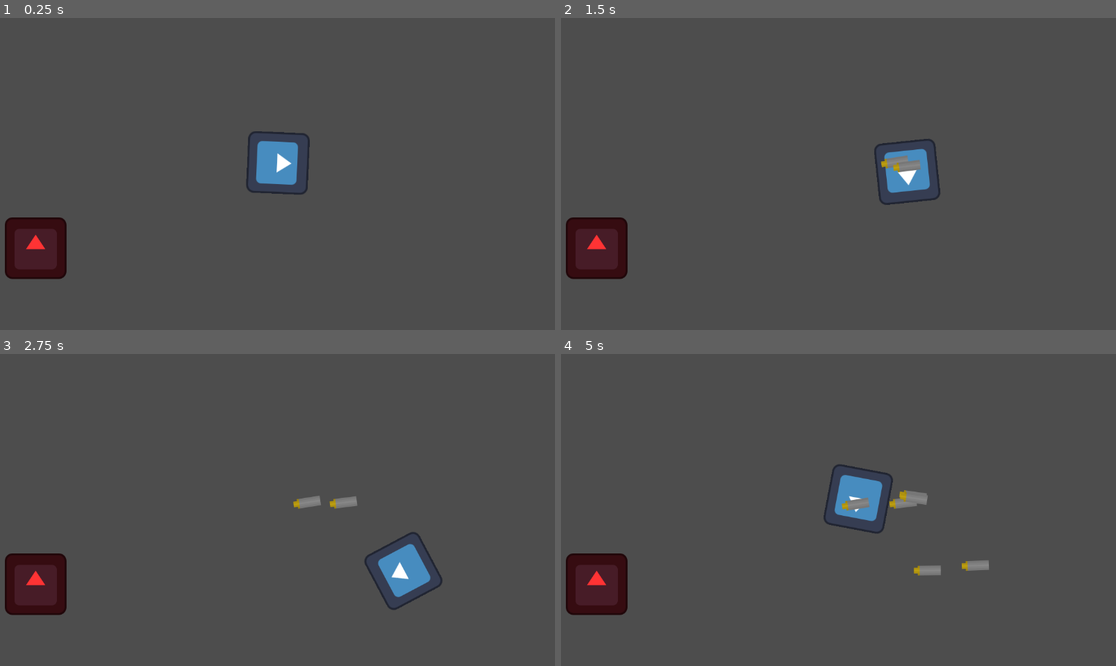
Above: before the commit, frames 1-4 (two rows, left to right).
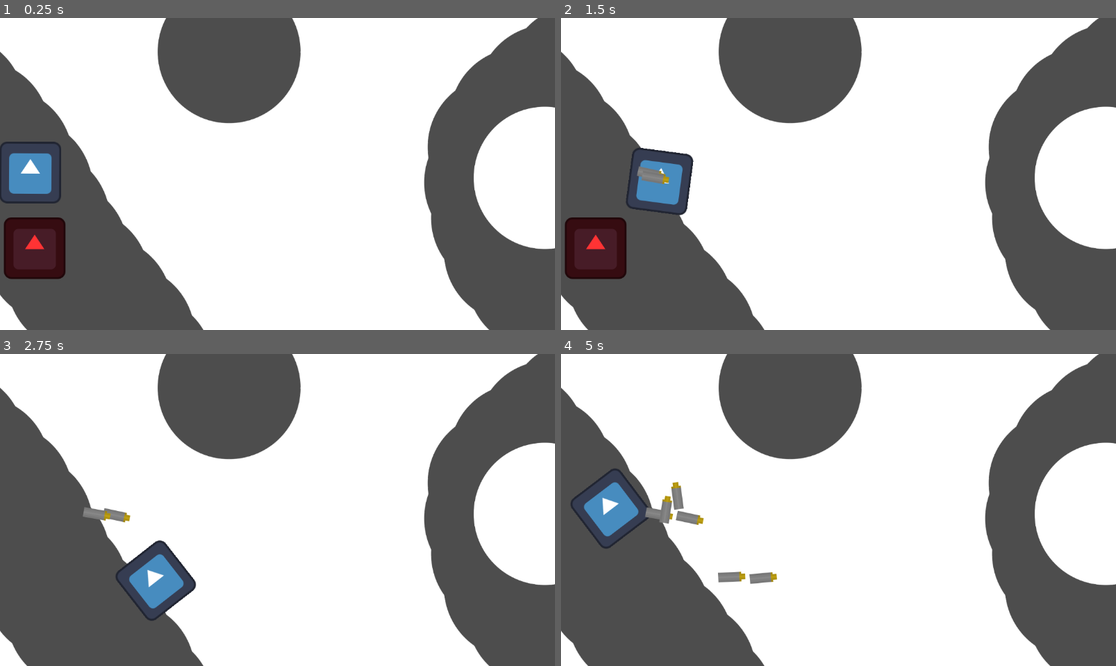
Above: after the commit, the same moments.

Repository: Do-Good-Games/MaskGameTest
Game: Godot game, scene res://testLevel.tscn
The game is run twice, just before and just after one commit, with the same random seed, the same clock (stepped at 60 frames per second) and the same inputs. The engine's default icon, where the game draws it, is replaced by a stand-in: a white triangle on a blue panel in a dark square.
Inputs (mouse positions are in pixels of both pictures, inside the frame that each line leads up to):
- Up to frame 1 (0.25 s): no input
- Up to frame 2 (1.5 s): tap Enter at 0.5 s; move the mouse to (960, 158) at 0.52 s; press the mouse at (960, 158) at 0.53 s; hold D (right) 0.53-1.28 s; move the mouse to (727, 189) at 1.27 s; release the mouse at (727, 189) at 1.28 s; hold S (down) from 1.28 s (still down); click (727, 189) at 1.35 s
- Up to frame 3 (2.75 s): move the mouse to (333, 441) at 2.02 s; release S (down) at 2.03 s; press the mouse at (333, 441) at 2.03 s; hold D (right) from 2.03 s (still down)
- Up to frame 4 (5 s): move the mouse to (810, 572) at 2.77 s; release D (right) at 2.78 s; release the mouse at (810, 572) at 2.78 s; hold W (up) 2.78-3.53 s; click (810, 572) at 2.85 s; move the mouse to (1005, 556) at 3.52 s; press the mouse at (1005, 556) at 3.53 s; hold A (left) from 3.53 s (still down); move the mouse to (672, 463) at 4.27 s; release the mouse at (672, 463) at 4.28 s; click (672, 463) at 4.35 s

The runs differ from the first frame. In frame 1, 64% of the frame differs, in the area x 0-100%, y 0-100%; in frame 2, 63%; in frame 3, 65%; in frame 4, 67%.

Commit message:
fix geometry positioning
jesus christ

Diff:
--- /dev/null
+++ b/Ian Folder/layer.tscn
@@ -0,0 +1,26 @@
+[gd_scene format=3 uid="uid://bym1nxtie4254"]
+
+[ext_resource type="Texture2D" uid="uid://bwgq1lmjusrgc" path="res://test_mask_alpha.png" id="1_vm0sn"]
+[ext_resource type="Script" uid="uid://bxui4dd18e7gy" path="res://mask_collision.gd" id="2_gui4o"]
+[ext_resource type="Script" uid="uid://dklvrnohgflnj" path="res://Ian Folder/layer_mask.gd" id="3_gui4o"]
+
+[node name="Layer" type="StaticBody2D" unique_id=807261236]
+script = ExtResource("2_gui4o")
+
+[node name="LayerMask" type="Sprite2D" parent="." unique_id=1379613557]
+texture = ExtResource("1_vm0sn")
+script = ExtResource("3_gui4o")
+
+[node name="LayerArea" type="Area2D" parent="." unique_id=1061474882]
+
+[node name="UnmaskedGeometry" type="StaticBody2D" parent="." unique_id=2019776830]
+collision_layer = 0
+
+[node name="CollisionPolygon2D" type="CollisionPolygon2D" parent="UnmaskedGeometry" unique_id=339928958]
+position = Vector2(-1122, -788)
+polygon = PackedVector2Array(45, 1531, 42, 891, 404, 891, 421, 1297, 713, 1295, 713, 1420, 1563, 1384, 1543, 378, 1727, 378, 1766, 1395)
+
+[node name="CollisionPolygon2D2" type="CollisionPolygon2D" parent="UnmaskedGeometry" unique_id=1689257945]
+position = Vector2(-1835.0001, -595)
+scale = Vector2(1.8399987, 1)
+polygon = PackedVector2Array(538, 33, 549, 462, 981, 426, 1053, -14)
--- /dev/null
+++ b/Ian Folder/layer_mask.gd
@@ -0,0 +1,16 @@
+extends Sprite2D
+
+
+var img: Image
+
+func _ready() -> void:
+	img = texture.get_image()
+
+
+#func _update_texture() -> void:
+	#texture.upd
+
+
+func paint_texture(brush_texture: Texture2D, brush_position: Vector2) -> void:
+	var brush := brush_texture.get_image()
+	img.blend_rect(brush, brush.get_used_rect(), brush_position - brush.get_used_rect().size/2.0)
--- /dev/null
+++ b/Ian Folder/test_world.tscn
@@ -0,0 +1,8 @@
+[gd_scene format=3 uid="uid://bseoqe15ia0bb"]
+
+[ext_resource type="PackedScene" uid="uid://bym1nxtie4254" path="res://Ian Folder/layer.tscn" id="1_1hawf"]
+
+[node name="TestWorld" type="Node2D" unique_id=1058061648]
+
+[node name="Layer" parent="." unique_id=807261236 instance=ExtResource("1_1hawf")]
+position = Vector2(1100, 760)
--- a/mask_collision.gd
+++ b/mask_collision.gd
@@ -1,33 +1,40 @@
-extends Sprite2D
+# Adapted from https://www.youtube.com/watch?v=Btk8IzhvaDo
+
+extends StaticBody2D
 
 @export var epsilon := 10.0
 @export var body: StaticBody2D
-@export var level_collision_polygons: Array[CollisionPolygon2D]
 @export var rect_size := Vector2(100, 1000)
 
-# NOTE: This is mostly a test of the logic, this script should probably live on each geometry layer not the spritee
-# Waiting to set that up until we have the shader set up properly because idk if we'll be using sprites for that
-# Also there's some weirdness with how it lines up, the outer edges are like 10 pixels too high
+@onready var layer_mask: Sprite2D = $LayerMask
+@onready var layer_area: Area2D = $LayerArea
+@onready var unmasked_geometry: StaticBody2D = $UnmaskedGeometry
+
+var level_collision_polygons: Array[CollisionPolygon2D]
+
+# NOTE: there's some weirdness with how it lines up, the outer edges are like 10 pixels too high
 # but the inner edges are exactly right?
 
 
 func _ready() -> void:
-	var image := texture.get_image()
+	var image := layer_mask.texture.get_image()
 
 	var bitmap := BitMap.new()
 	bitmap.create_from_image_alpha(image)
 
+	_register_collision_polygons(unmasked_geometry)
+
 	generate_collision(bitmap)
 
 func generate_collision(bitmap: BitMap) -> void:
-	for x_index: int in ceil(texture.get_size().x / rect_size.x):
-		for y_index: int in ceil(texture.get_size().y / rect_size.y):
+	for x_index: int in ceil(layer_mask.texture.get_size().x / rect_size.x):
+		for y_index: int in ceil(layer_mask.texture.get_size().y / rect_size.y):
 			var x_start: float = x_index * rect_size.x
 			var y_start: float = y_index * rect_size.y
 			var start_pos := Vector2(x_start, y_start)
 
-			var x_size: float = min(rect_size.x, texture.get_size().x - x_start)
-			var y_size: float = min(rect_size.y, texture.get_size().y - y_start)
+			var x_size: float = min(rect_size.x, layer_mask.texture.get_size().x - x_start)
+			var y_size: float = min(rect_size.y, layer_mask.texture.get_size().y - y_start)
 			var size := Vector2(x_size, y_size)
 			generate_collision_region(bitmap, start_pos, size)
 
@@ -39,15 +46,22 @@
 	)
 
 	for poly in polys:
-		for level_collison_polygon in level_collision_polygons:
-			var level_polygon := level_collison_polygon.polygon
+		for level_collision_polygon in level_collision_polygons:
+			var level_polygon := level_collision_polygon.polygon
 			var adjusted_poly: PackedVector2Array = []
 			for point in poly:
-				adjusted_poly.append(point + start_pos) # Convert to global space too
+				var new_pos := point + start_pos
+				if layer_mask.centered:
+					new_pos -= bitmap.get_size() / 2.0
+				adjusted_poly.append(new_pos)
+
+			var bitmap_collision_polygon := CollisionPolygon2D.new()
+			bitmap_collision_polygon.polygon = adjusted_poly
+			layer_area.add_child(bitmap_collision_polygon)
 
 			var adjusted_level_polygon: PackedVector2Array = []
 			for point in level_polygon:
-				adjusted_level_polygon.append(level_collison_polygon.to_global(point))
+				adjusted_level_polygon.append(level_collision_polygon.to_global(point))
 
 			var intersected_polygons := Geometry2D.intersect_polygons(adjusted_poly, adjusted_level_polygon)
 
@@ -56,10 +70,13 @@
 					if not Geometry2D.is_polygon_clockwise(intersected_polygon):
 						var collision_polygon := CollisionPolygon2D.new()
 						collision_polygon.polygon = intersected_polygon
-						#collision_polygon.position = start_pos
-						body.add_child(collision_polygon)
+						add_child(collision_polygon)
 
-						if centered:
-							collision_polygon.position -= bitmap.get_size() / 2.0
-					else:
-						print("clockwise")
+
+func _register_collision_polygons(static_body: StaticBody2D) -> Array[CollisionPolygon2D]:
+	var polygons: Array[CollisionPolygon2D]
+	for child in static_body.get_children():
+		if child is CollisionPolygon2D:
+			polygons.append(child)
+	level_collision_polygons = polygons
+	return polygons
--- a/testLevel.tscn
+++ b/testLevel.tscn
@@ -2,11 +2,18 @@
 
 [ext_resource type="PackedScene" uid="uid://b2aodyxg1wr0g" path="res://BobbyFolder/bobby_character.tscn" id="1_8a0p6"]
 [ext_resource type="PackedScene" uid="uid://f0giku20phl1" path="res://BobbyFolder/BobbyCollectable.tscn" id="2_vgrmv"]
+[ext_resource type="PackedScene" uid="uid://bym1nxtie4254" path="res://Ian Folder/layer.tscn" id="3_aldhi"]
 
 [node name="Node2D" type="Node2D" unique_id=648198681]
+position = Vector2(-2, 0)
 
 [node name="BobbyCharacter" parent="." unique_id=1423288883 instance=ExtResource("1_8a0p6")]
-position = Vector2(577, 301)
+position = Vector2(65, 321)
 
 [node name="BobbyCollectable" parent="." unique_id=2115636220 instance=ExtResource("2_vgrmv")]
 position = Vector2(74, 478)
+
+[node name="Layer" parent="." unique_id=807261236 instance=ExtResource("3_aldhi")]
+z_index = -1
+position = Vector2(593, 345)
+scale = Vector2(0.69015795, 0.69015795)
Not shown, added: Ian Folder/layer_mask.gd.uid
